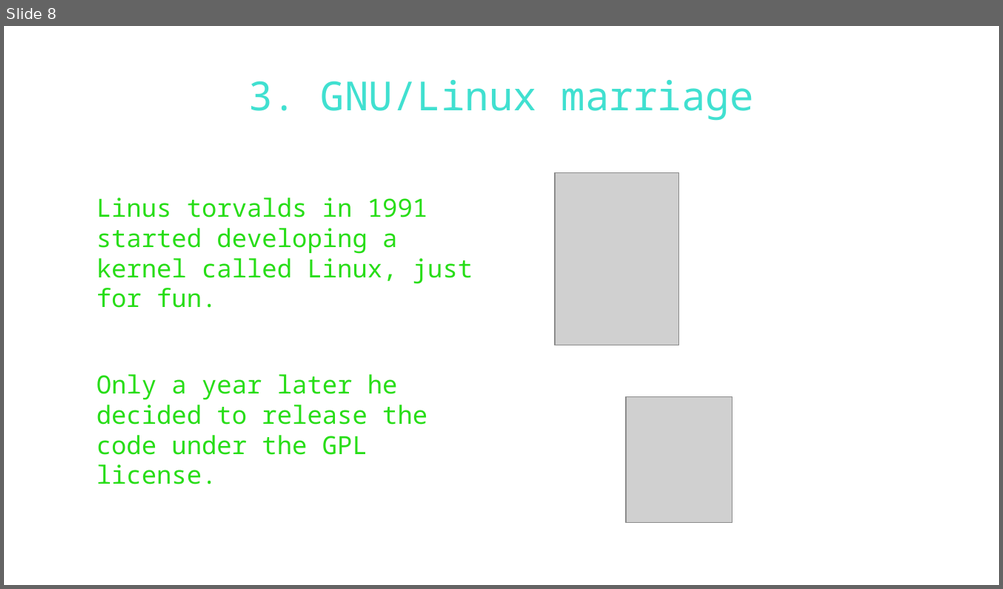
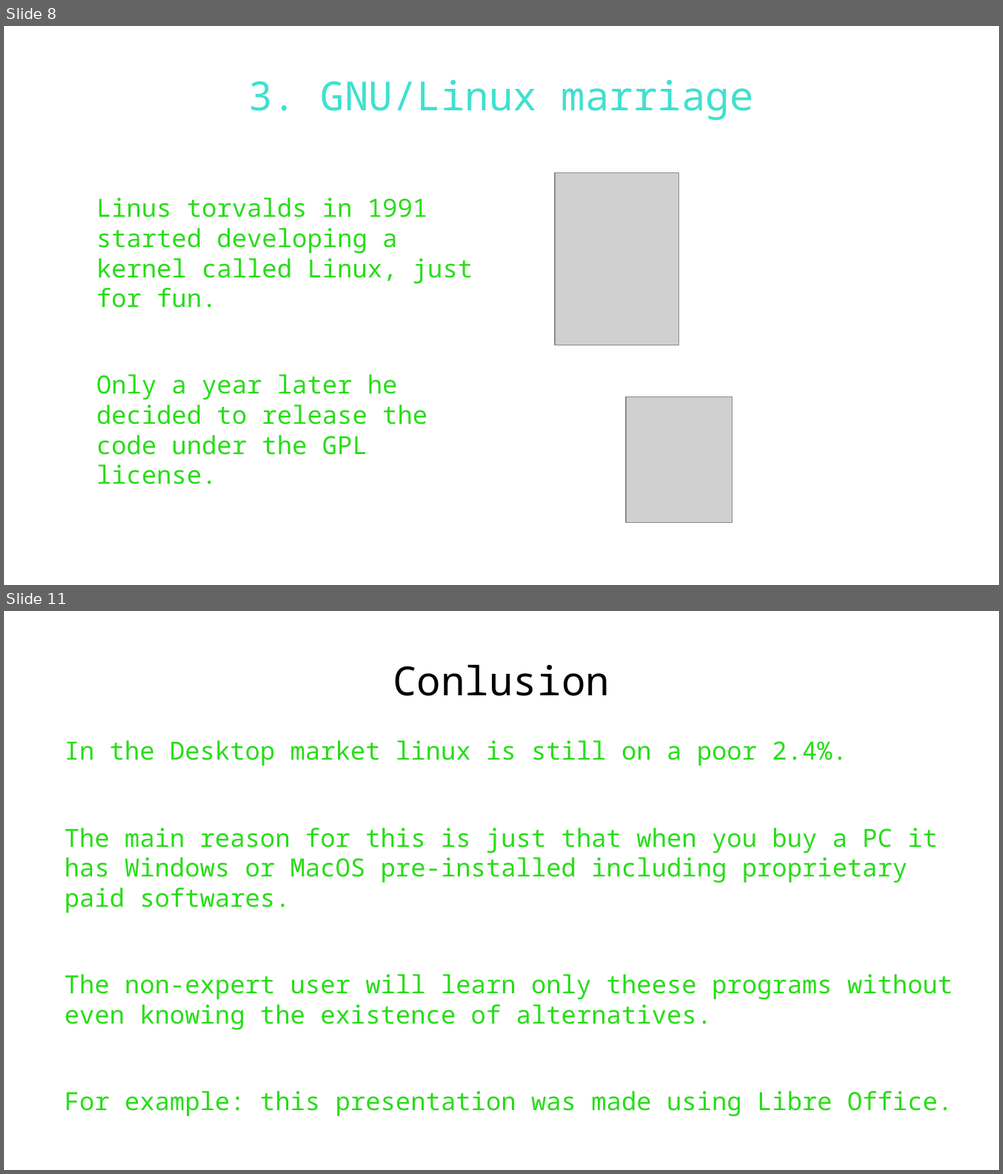
Before and after one commit to WAPEETY/open-source-presentation, a slide deck: open_source.odp. Shown one above the other, each under a label of ours: slide 8 before the commit, slides 8 and 11 after it; the slides between them are not shown. The pictures are 1003x589 and 1003x1174 pixels, drawn with LibreOffice and Linux fonts; fonts in the diff are those of the drawing; grey boxes stand for pictures; background and template pictures are left out. Boxes give left, top, right and bottom in pixels: in the first picture for what was removed or moved away, otherwise in the second. Text is boxed around its words. In the diff, an @@ line names an element or a change of style, - is before the commit and + after.

```diff
--- a/open_source.odp
+++ b/open_source.odp
@@ slide 11 added at box(4, 611, 999, 1170), background picture (left out) @@
@@ title added at box(392, 664, 609, 696), 32 pt, text #000000 @@
+Conlusion
@@ text added at box(65, 741, 952, 1117), 20 pt, text #27DD17 @@
+In the Desktop market linux is still on a poor 2.4%.
+The main reason for this is just that when you buy a PC it has Windows or MacOS pre-installed including proprietary paid softwares.
+The non-expert user will learn only theese programs without even knowing the existence of alternatives.
+For example: this presentation was made using Libre Office.
```
Also in this commit, not shown: 1 slide changed, 2 other slides added, 1 slide removed, 1 other file.
